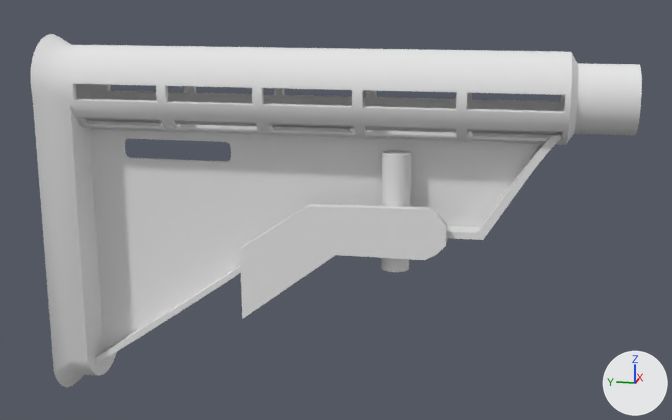
The FBX model Assets/_InternalAssets/Models/stock_1.fbx as it was, and as the next commit left it.
Before and after are seen from a 50 mm camera at (-17.05, 9.4, 3.63) aimed at (0.13, 12.83, -0.66). Every picture has the same lights, and +X, +Y and +Z are marked at lower right. Where no turn or scale is listed for an object, it has been applied to the vertices.

Names of what the first picture shows: 'stock_1'.
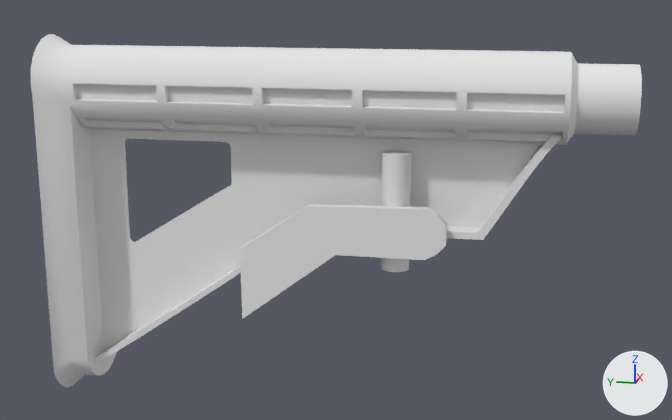
Boxes (x1, y1, x2, y2) around the edits, measured in the pictures (672 x 420 px):
part 1 of me_cylinder_017, built on
    before: (86, 119, 562, 350)
    after: (76, 84, 565, 350)

What changed in the scene script:
```text
Change me_cylinder_017:
    used by ob_stock_1; location = (0.0, 0.0, 0.0)
    remove me_cylinder_017.from_pydata(...)  # 704 vertices, 593 faces; spans x -0.88..0.89, y 7.43..18.49, z -4.73..2.62
    add me_cylinder_017.from_pydata(...)  # 680 vertices, 612 faces; spans x -0.88..0.89, y 7.43..18.49, z -4.73..2.62
    me_cylinder_017 part 1
    24 vertices are removed from x -0.51..-0.36, y 8.78..17.58, z 0.94..1.05
    24 faces are deleted
    10 vertices in x -0.04..0.04, y 16.98..17.18, z 0.13..0.33 move by (0.0, 0.0, -1.74)
    10 vertices in x -0.04..0.04, y 14.77..14.97, z 0.13..0.33 move by (0.0, 0.0, -0.5)
    4 vertices move from x -0.04..0.04, y 15.43..17.08, z -1.0..0.23 to x -0.04..0.04, y 15.43..17.08, z -1.9..-0.55
    43 new faces join them
```
